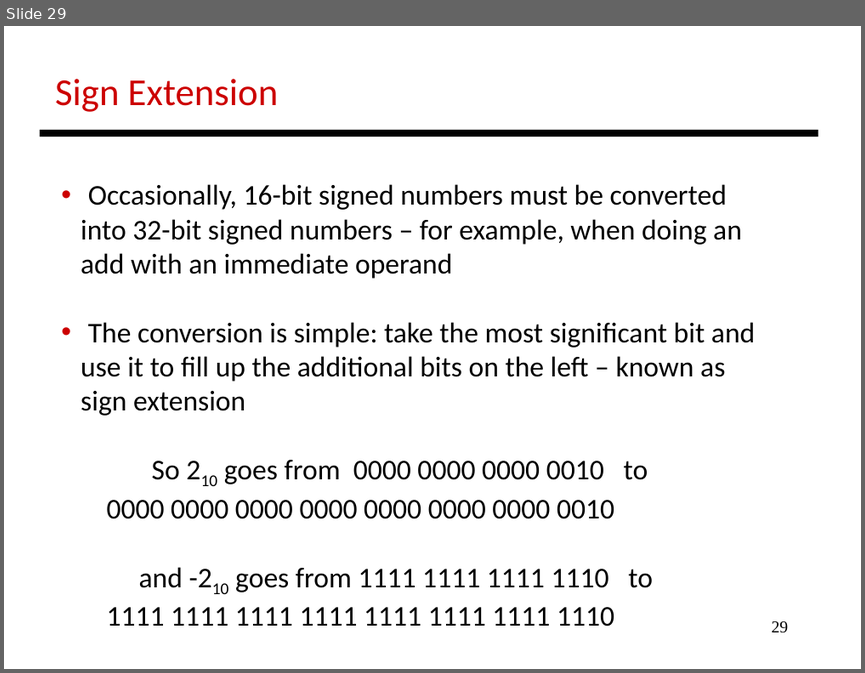
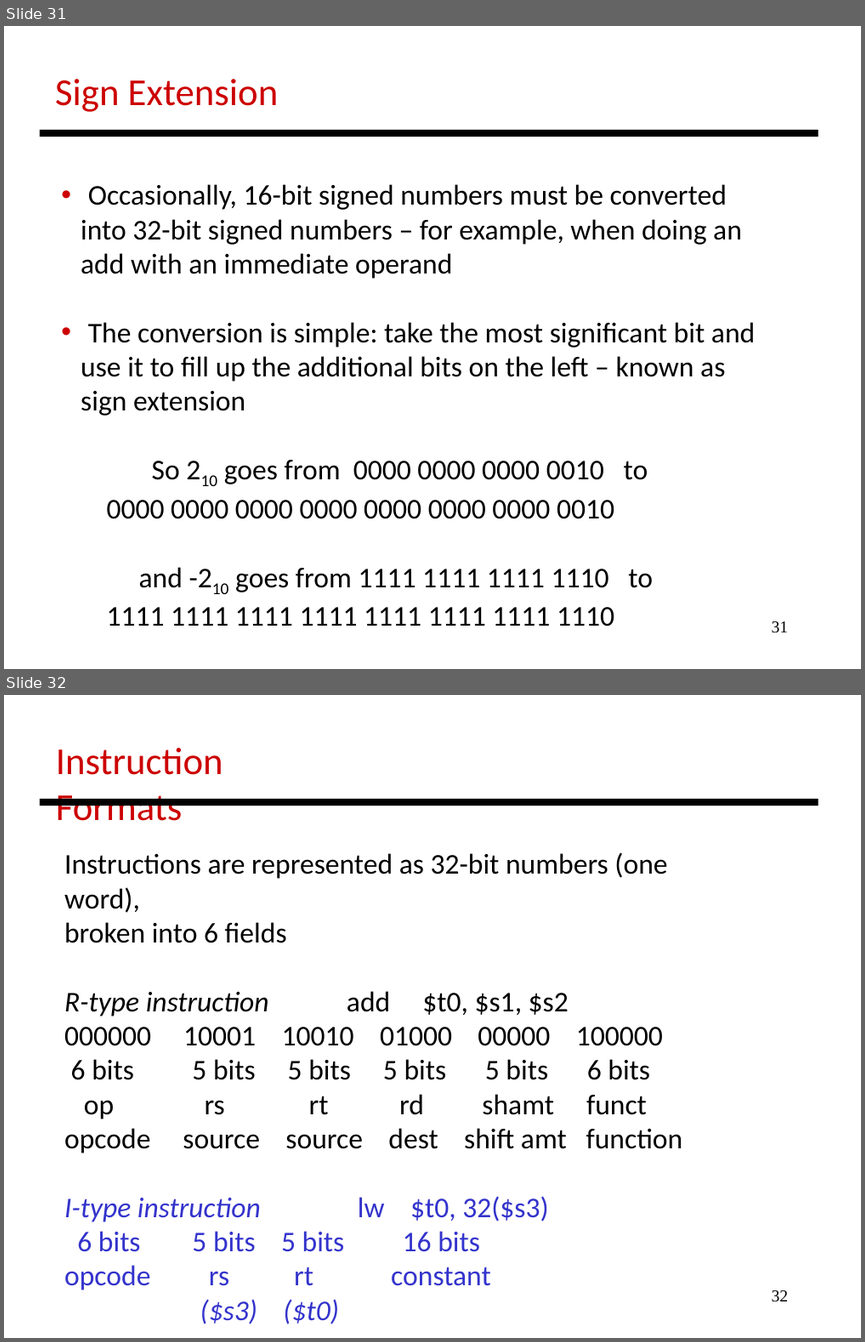
Before and after one commit to antonburtsev/cs3810, a slide deck: lectures/lecture04-mips/lecture-04-mips.odp. Shown one above the other, each under a label of ours: slide 29 before the commit, slides 31 and 32 after it. The pictures are 865x673 and 865x1342 pixels, drawn with LibreOffice and Linux fonts; fonts in the diff are those of the drawing. Boxes give left, top, right and bottom in pixels: in the first picture for what was removed or moved away, otherwise in the second. Text is boxed around its words. In the diff, an @@ line names an element or a change of style, - is before the commit and + after.

```diff
--- a/lectures/lecture04-mips/lecture-04-mips.odp
+++ b/lectures/lecture04-mips/lecture-04-mips.odp
@@ slide 32 added at (4, 695, 861, 1338), background #FFFFFF @@
@@ text added at (56, 748, 223, 821), 32 pt, text #CC0000 @@
+Instruction Formats
@@ line added from (40, 802) to (818, 802), #000000 6.01 pt @@
@@ text added at (64, 852, 683, 1290), 24 pt, text #000000 @@
+Instructions are represented as 32-bit numbers (one word),
+broken into 6 fields
+R-type instruction add $t0, $s1, $s2
+000000 10001 10010 01000 00000 100000
+6 bits 5 bits 5 bits 5 bits 5 bits 6 bits
+op rs rt rd shamt funct
+opcode source source dest shift amt function
+I-type instruction lw $t0, 32($s3)
+6 bits 5 bits 5 bits 16 bits
+opcode rs rt constant
+($s3) ($t0)
@@ page number added at (772, 1290, 789, 1302), 14 pt, text #000000 @@
+32
@@ what was slide 29 is now slide 31 @@
@@ page number at (772, 621, 789, 633): text changed @@
-29
+31
```
Also in this commit, not shown: 3 slides changed, 8 other slides added, 1 slide removed, 1 other file.
